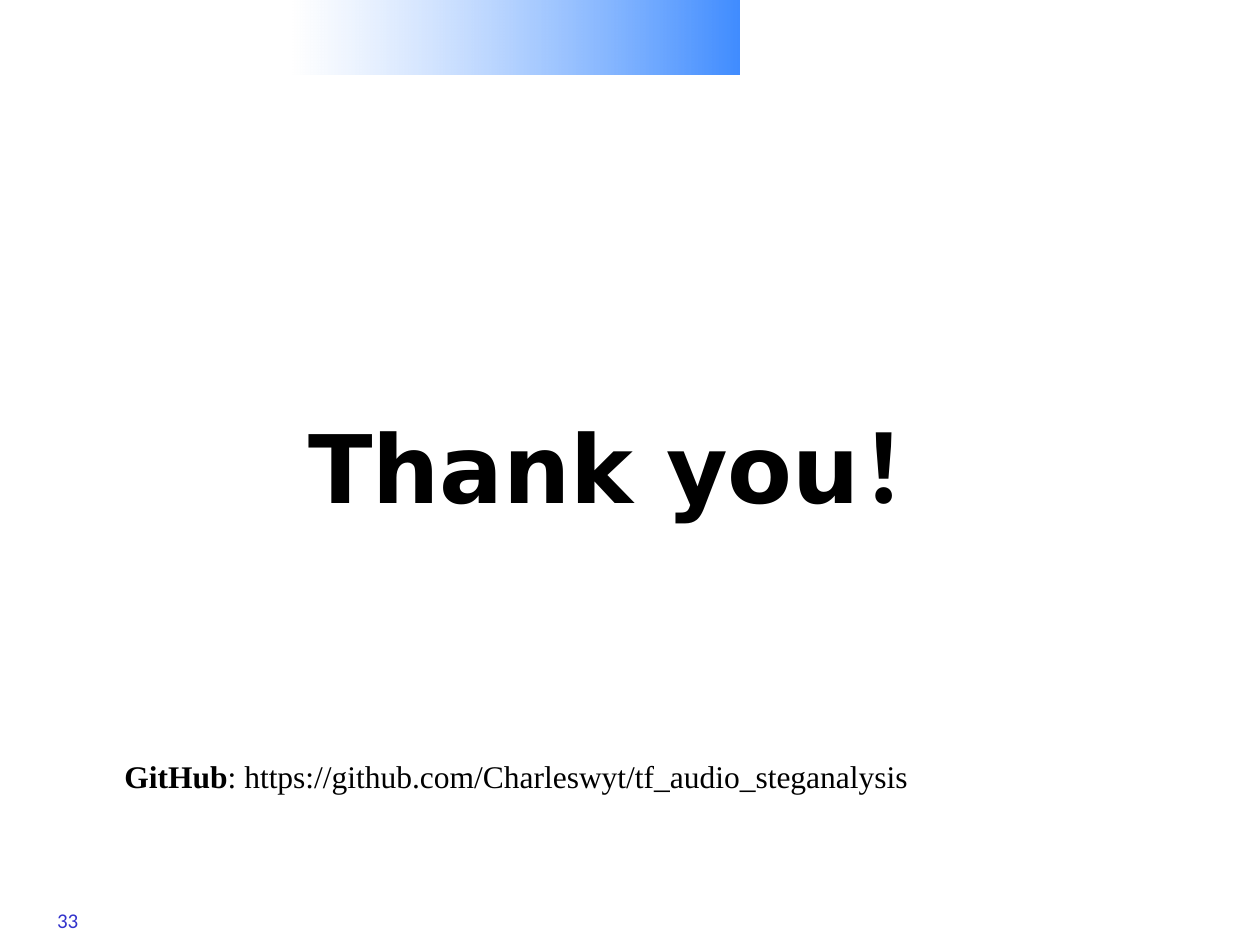
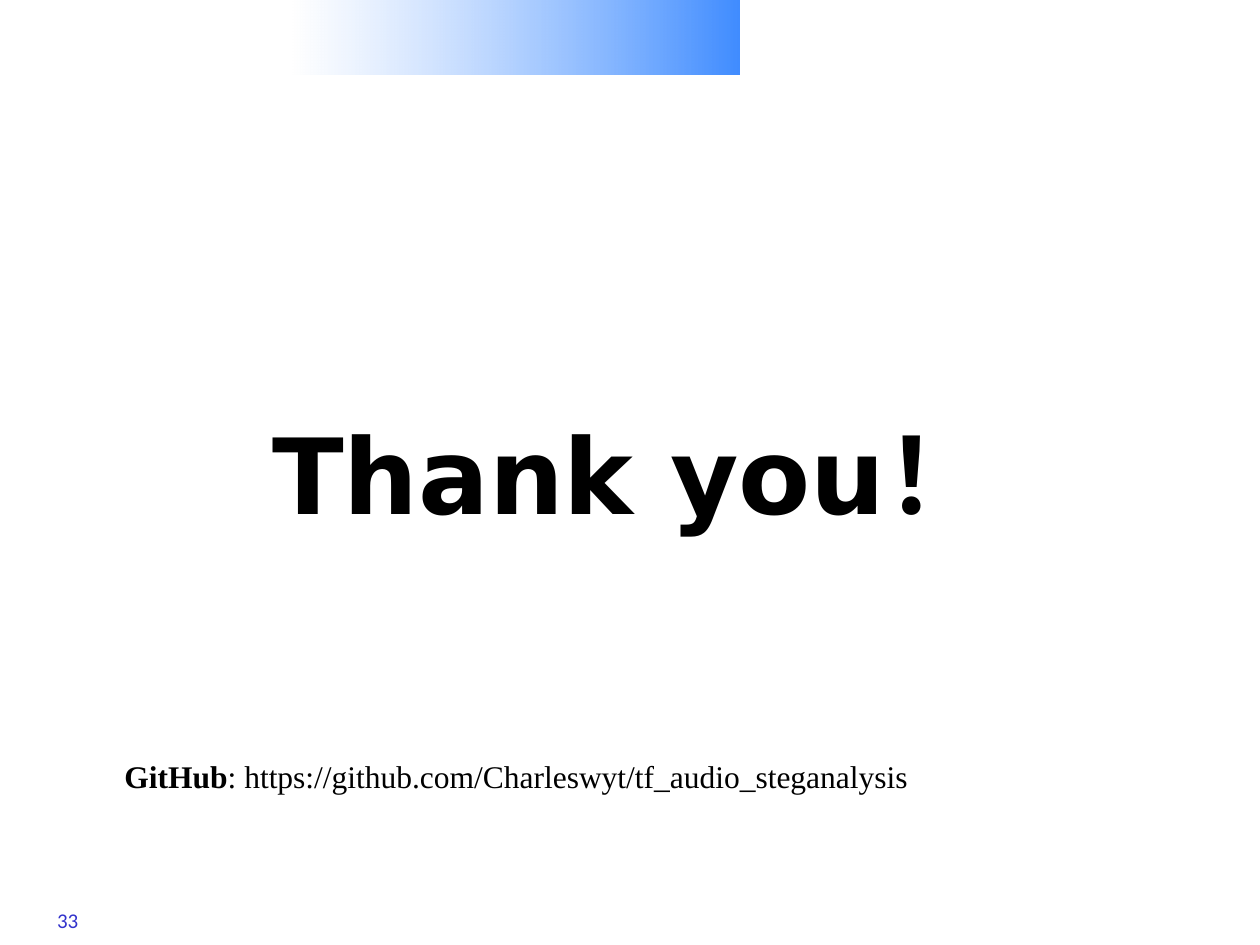
Before and after one commit to Charleswyt/tf_audio_steganalysis, a slide deck: slide 33 of CNN-based Steganalysis of MP3 Steganography in the Entropy Code Domain.pptx. Drawn at 1260x945 pixels with LibreOffice and Linux fonts; fonts in the diff are those of the drawing; background and template pictures are left out. Boxes give left, top, right and bottom in pixels: in the first picture for what was removed or moved away, otherwise in the second. Text is boxed around its words. In the diff, an @@ line names an element or a change of style, - is before the commit and + after.

```diff
--- a/CNN-based Steganalysis of MP3 Steganography in the Entropy Code Domain.pptx
+++ b/CNN-based Steganalysis of MP3 Steganography in the Entropy Code Domain.pptx
@@ title "Thank you！" at (x1=272, y1=434, x2=991, y2=535): size 54 to 60 pt @@
```
Also in this commit, not shown: 7 other slides changed.
